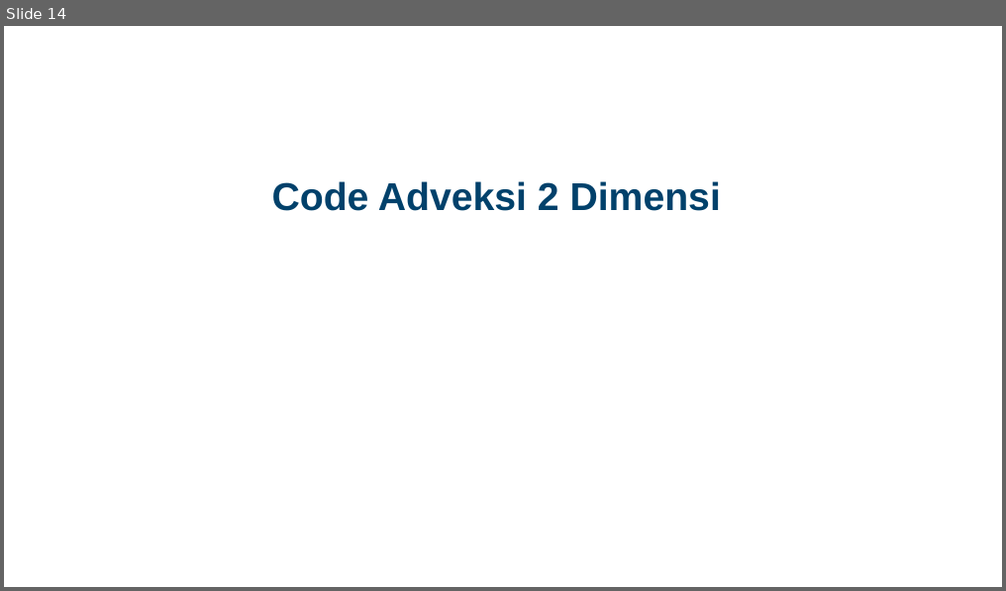
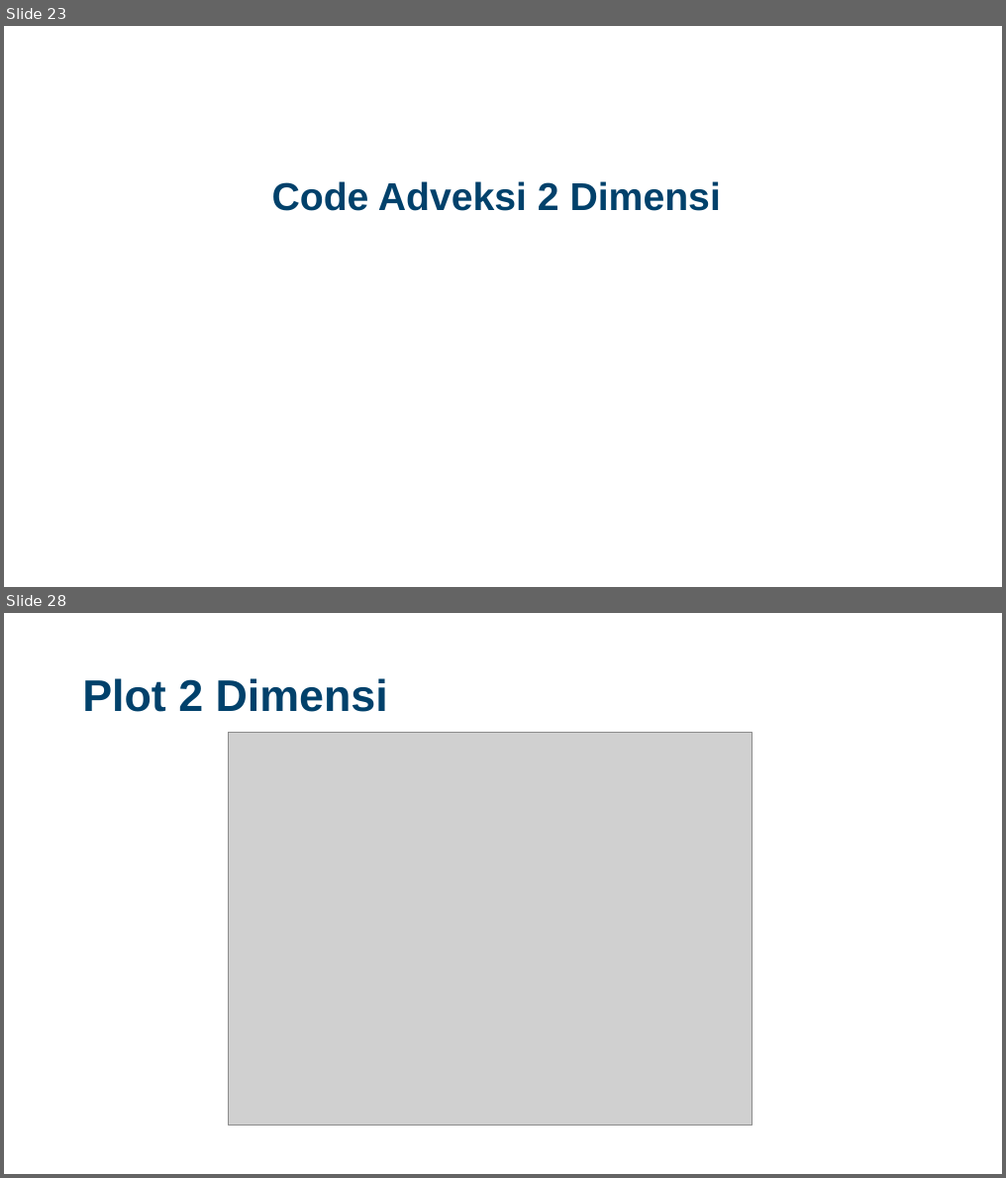
Before and after one commit to Widityas/Kelompok_3_PersamaanAdveksi, a slide deck: Final Project Numerik Kelompok 3.pptx. Shown one above the other, each under a label of ours: slide 14 before the commit, slides 23 and 28 after it; the slides between them are not shown. The pictures are 1006x591 and 1006x1178 pixels, drawn with LibreOffice and Linux fonts; fonts in the diff are those of the drawing; grey boxes stand for pictures; background and template pictures are left out. Boxes give left, top, right and bottom in pixels: in the first picture for what was removed or moved away, otherwise in the second. Text is boxed around its words. In the diff, an @@ line names an element or a change of style, - is before the commit and + after.

```diff
--- a/Final Project Numerik Kelompok 3.pptx
+++ b/Final Project Numerik Kelompok 3.pptx
@@ slide 28 added at bbox=[4, 613, 1002, 1174], background picture (left out) @@
@@ title added at bbox=[82, 678, 388, 712], 32 pt, text #01416B, bold @@
+Plot 2 Dimensi
@@ picture added at bbox=[229, 733, 752, 1126] @@
@@ what was slide 14 is now slide 23 @@
```
Also in this commit, not shown: 5 slides changed, 32 other slides added, 4 slides removed, 8 other files.
